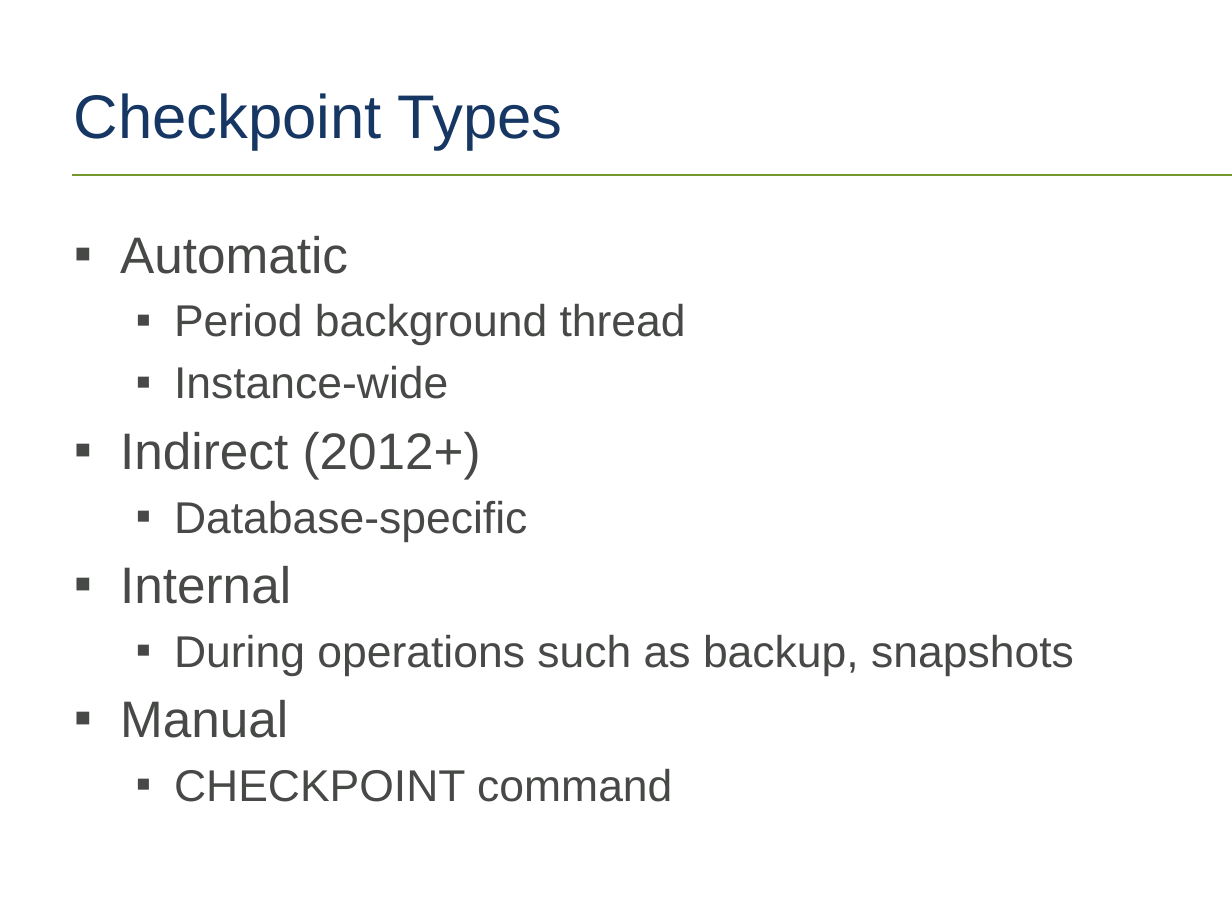
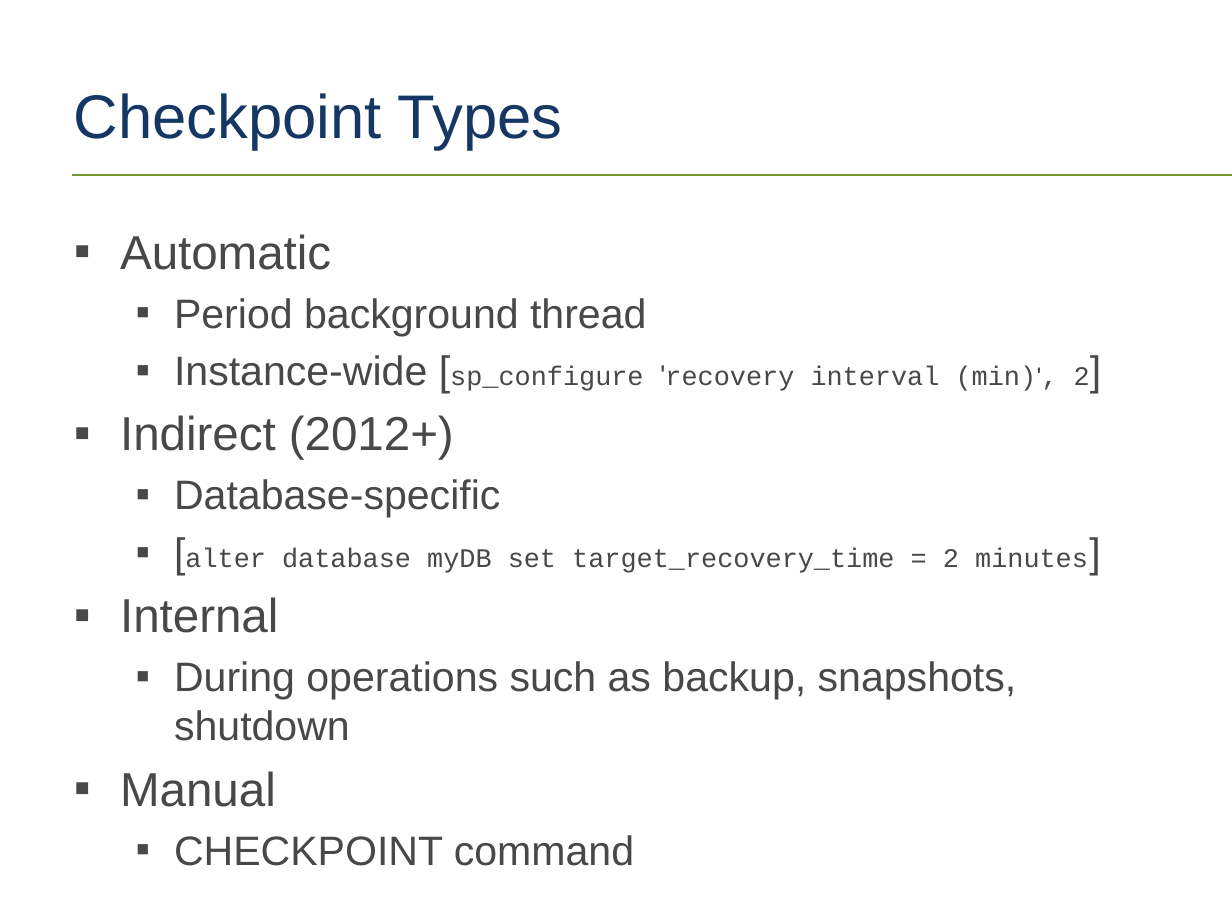
Before and after one commit to tf3604/LogFilePresentation, a slide deck: slide 27 of TransactionLog.pptx (slide 26 before the commit). Drawn at 1232x924 pixels with LibreOffice and Linux fonts; fonts in the diff are those of the drawing; background and template pictures are left out. Boxes give left, top, right and bottom in pixels: in the first picture for what was removed or moved away, otherwise in the second. Text is boxed around its words. In the diff, an @@ line names an element or a change of style, - is before the commit and + after.

Commit message:
More on checkpoints.

```diff
--- a/TransactionLog.pptx
+++ b/TransactionLog.pptx
@@ text at bbox=[120, 234, 646, 807]: size 30 to 27.8 pt in "Automatic", "Indirect (2012+)", "Internal", "Manual"; size 26 to 24.1 pt in "Period background thread", "Database-specific", "CHECKPOINT command" @@
@@ text at bbox=[174, 355, 1090, 391]: text changed; size 26 to 15.7 pt; font Arial to Courier New @@
-  ▪ Instance-wide
+  ▪ Instance-wide [sp_configure 'recovery interval (min)', 2]
@@ text at bbox=[185, 548, 1088, 573]: paragraph added @@
+  ▪ [alter database myDB set target_recovery_time = 2 minutes]
@@ text at bbox=[174, 661, 1017, 741]: text changed; size 26 to 24.1 pt @@
-  ▪ During operations such as backup, snapshots
+  ▪ During operations such as backup, snapshots, shutdown
```
Also in this commit, not shown: 1 other slide changed, 1 slide added.
